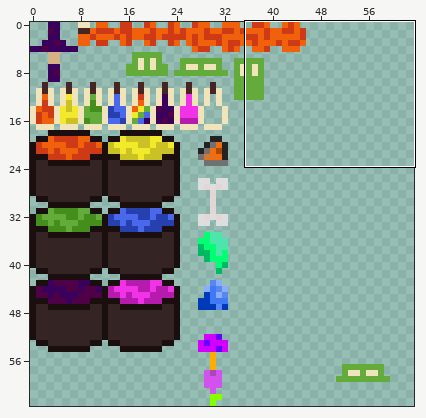
Two states of a pixel-art sprite, big-sheet.png. Above, an overview of the earlier version with the close-up marked.
Close-up. Before the edit:
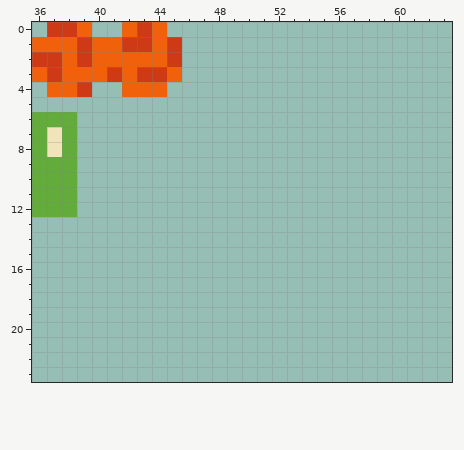
The file is 64x64 pixels. Shown: x 36..63, y 0..23.
New version:
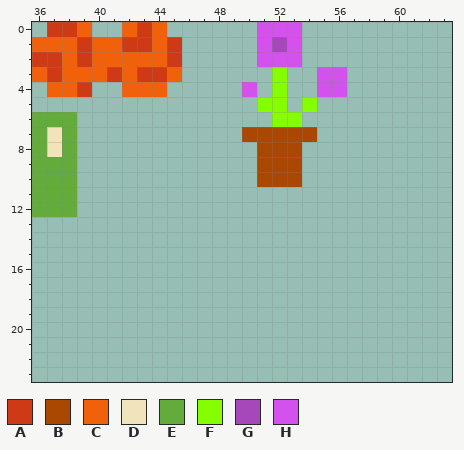
Palette (. is transparent): A #cd3a15  B #aa4700  C #f1610b  D #f1e4ba  E #63ac3b  F #85ff00  G #a648b9  H #d352ed
Diff:
y 0: x 51..53 ... -> HHH
y 1: x 51..53 ... -> HGH
y 2: x 51..53 ... -> HHH
y 3: x 52 . -> F; x 55..56 .. -> HH
y 4: x 50 . -> H; x 52 . -> F; x 55..56 .. -> HH
y 5: x 51..52 .. -> FF; x 54 . -> F
y 6: x 52..53 .. -> FF
y 7: x 50..54 ..... -> BBBBB
y 8..10: x 51..53 ... -> BBB
Boxes around the changes in both close-ups, in picture pixels (x1, y1, x2, y2):
added: (242, 22, 347, 187)
